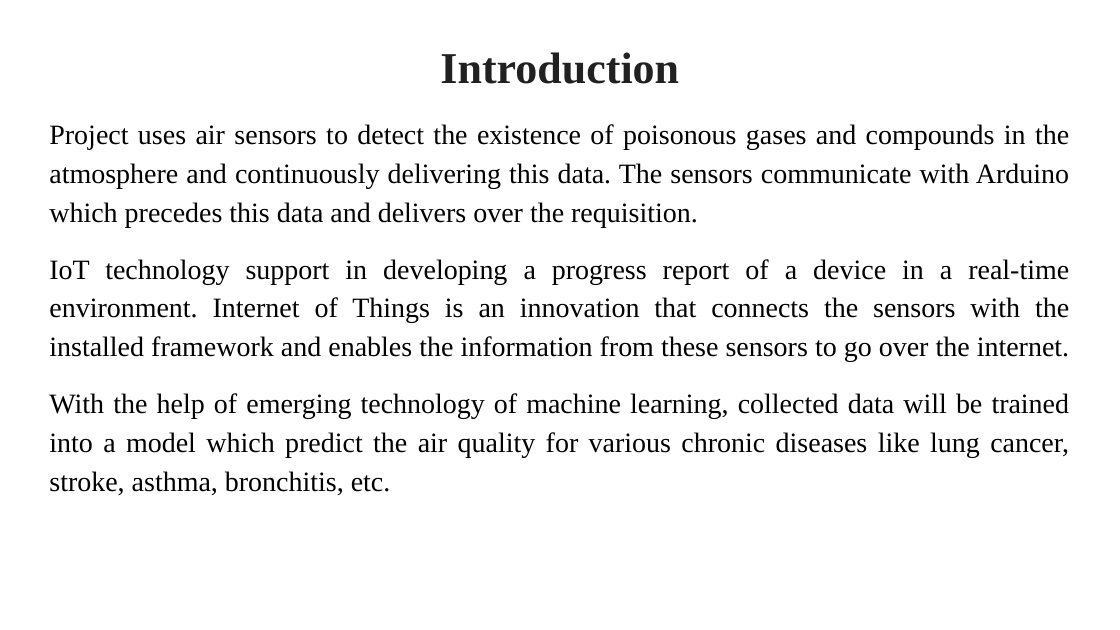
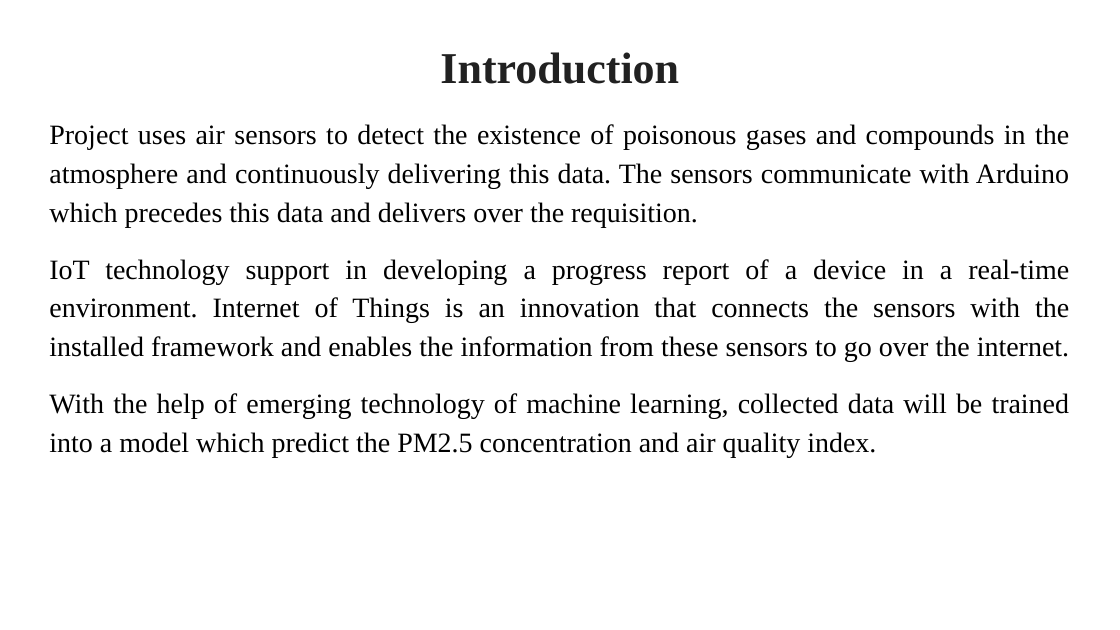
Before and after one commit to Avikr76/Major_project, a slide deck: slide 3 of Major Project Phase 2.pptx. Drawn at 1120x630 pixels with LibreOffice and Linux fonts; fonts in the diff are those of the drawing. Boxes give left, top, right and bottom in pixels: in the first picture for what was removed or moved away, otherwise in the second. Text is boxed around its words. In the diff, an @@ line names an element or a change of style, - is before the commit and + after.

```diff
--- a/Major Project Phase 2.pptx
+++ b/Major Project Phase 2.pptx
@@ text at box(49, 393, 1070, 458): text changed @@
-With the help of emerging technology of machine learning, collected data will be trained into a model which predict the air quality for various chronic diseases like lung cancer, stroke, asthma, bronchitis, etc.
+With the help of emerging technology of machine learning, collected data will be trained into a model which predict the PM2.5 concentration and air quality index.
```
Also in this commit, not shown: 9 other slides changed.
